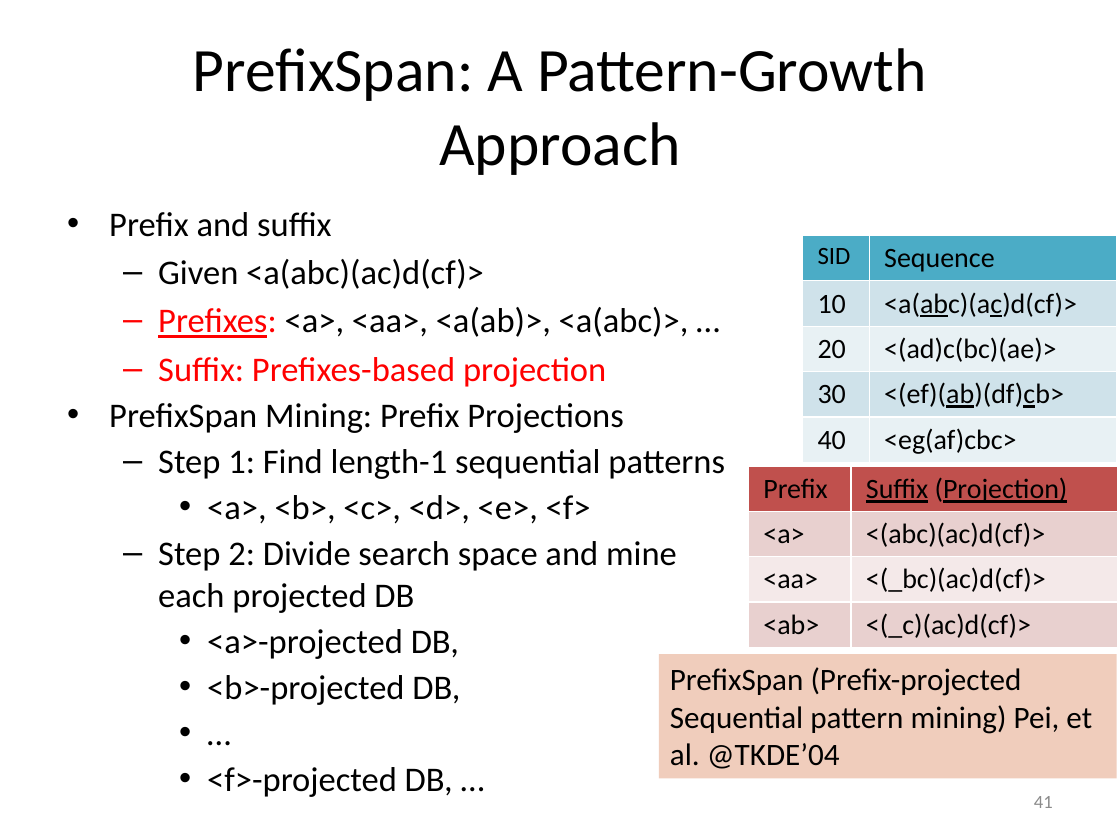
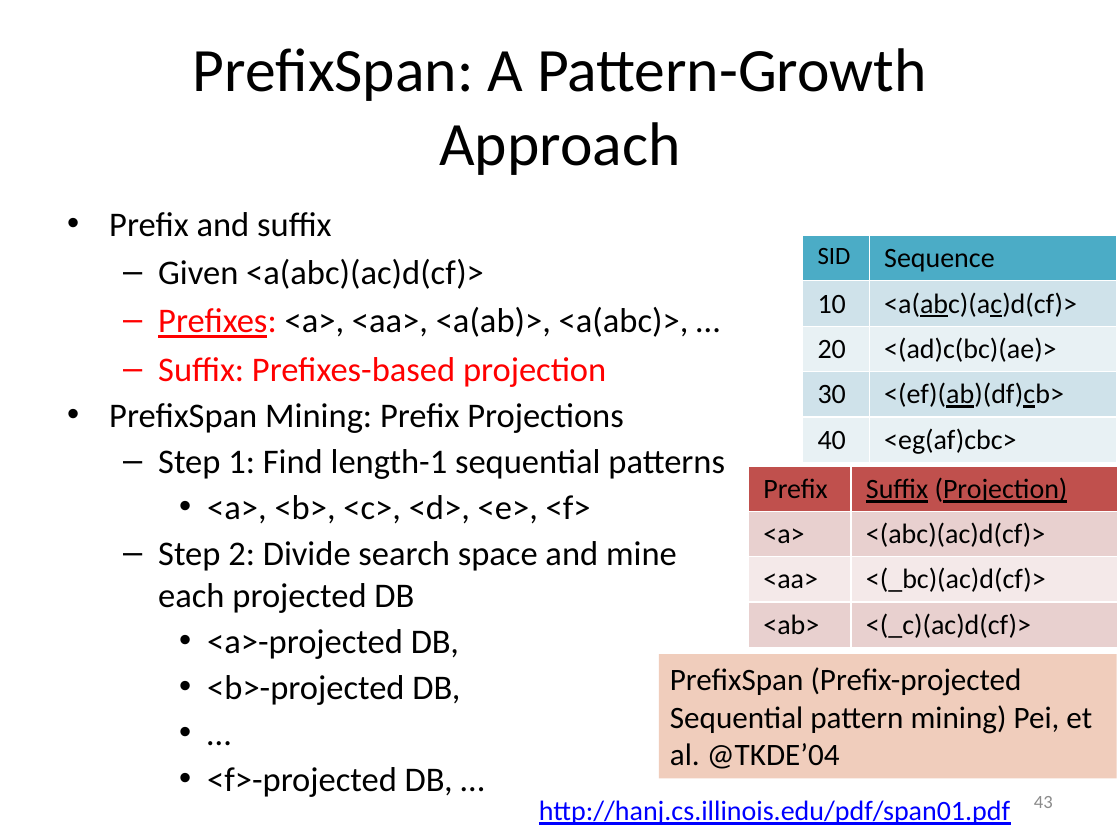
Before and after one commit to mjiang89/mjiang89.github.io, a slide deck: slide 43 of teaching/CS412Summer17-Chapter7.pptx (slide 41 before the commit). Drawn at 1120x840 pixels with LibreOffice and Linux fonts; fonts in the diff are those of the drawing. Boxes give left, top, right and bottom in pixels: in the first picture for what was removed or moved away, otherwise in the second. Text is boxed around its words. In the diff, an @@ line names an element or a change of style, - is before the commit and + after.

```diff
--- a/teaching/CS412Summer17-Chapter7.pptx
+++ b/teaching/CS412Summer17-Chapter7.pptx
@@ text added at [539, 800, 1010, 825], 18 pt, text #0000FF, underline @@
+http://hanj.cs.illinois.edu/pdf/span01.pdf
@@ page number at [1034, 796, 1053, 808]: text changed @@
-41
+43
```
Also in this commit, not shown: 20 other slides changed, 2 slides added, 2 other files.
